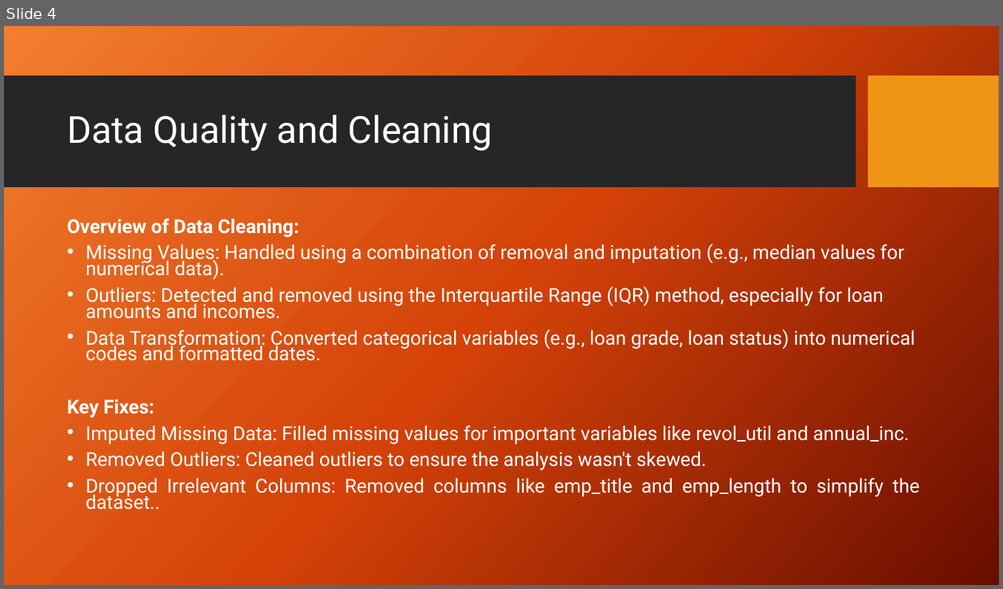
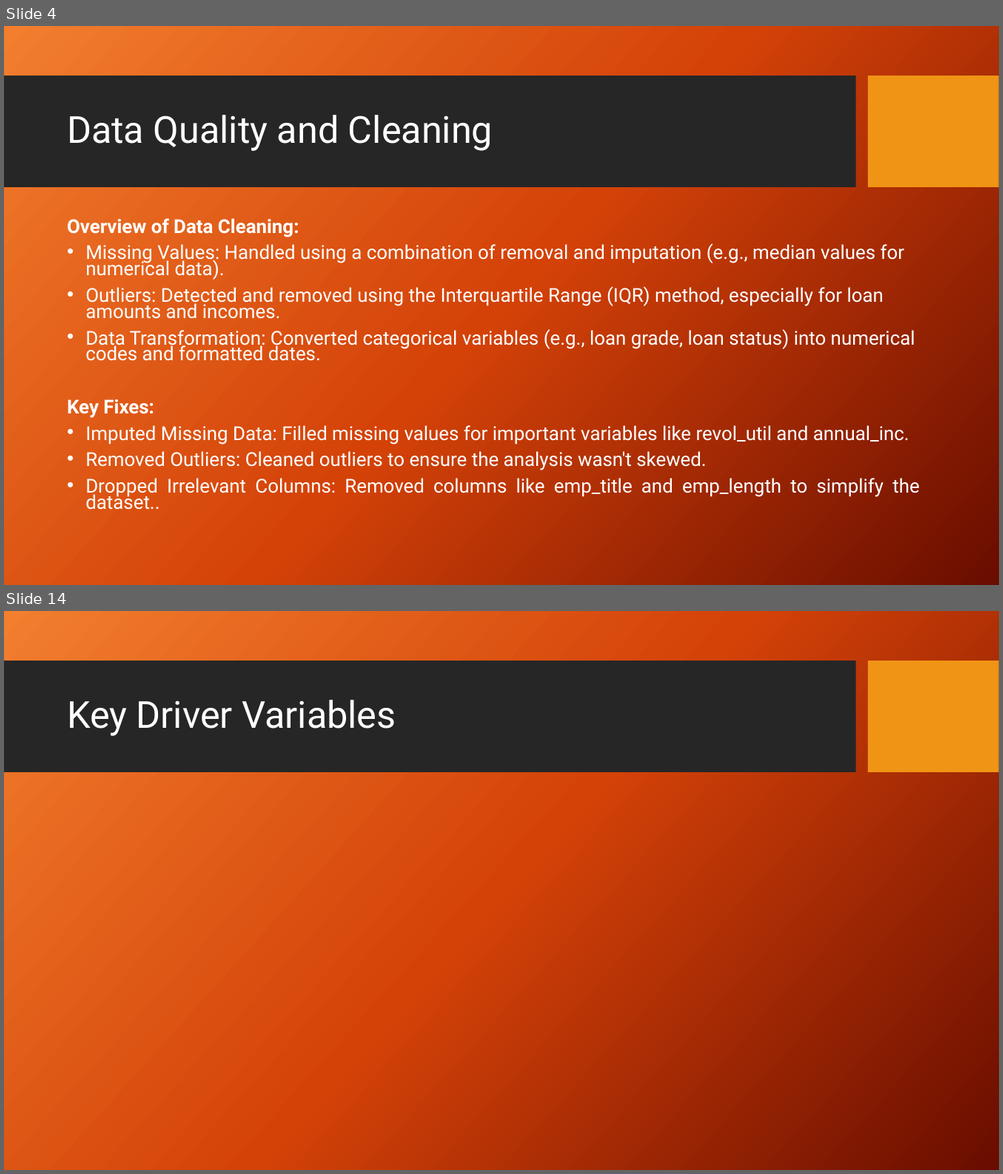
Before and after one commit to jafarijason/ds_001_lending_club_case_study, a slide deck: Presentation.pptx. Shown one above the other, each under a label of ours: slide 4 before the commit, slides 4 and 14 after it; the slides between them are not shown. The pictures are 1003x589 and 1003x1174 pixels, drawn with LibreOffice and Linux fonts; fonts in the diff are those of the drawing; background and template pictures are left out. Boxes give left, top, right and bottom in pixels: in the first picture for what was removed or moved away, otherwise in the second. Text is boxed around its words. In the diff, an @@ line names an element or a change of style, - is before the commit and + after.

```diff
--- a/Presentation.pptx
+++ b/Presentation.pptx
@@ slide 14 added at [4, 611, 999, 1170], background picture (left out); not listed: 2 template elements that a slide beside it also shows @@
@@ title added at [67, 700, 395, 736], 36 pt, text #FFFFFF @@
+Key Driver Variables
```
Also in this commit, not shown: 1 slide changed, 9 other slides added, 1 slide removed.
